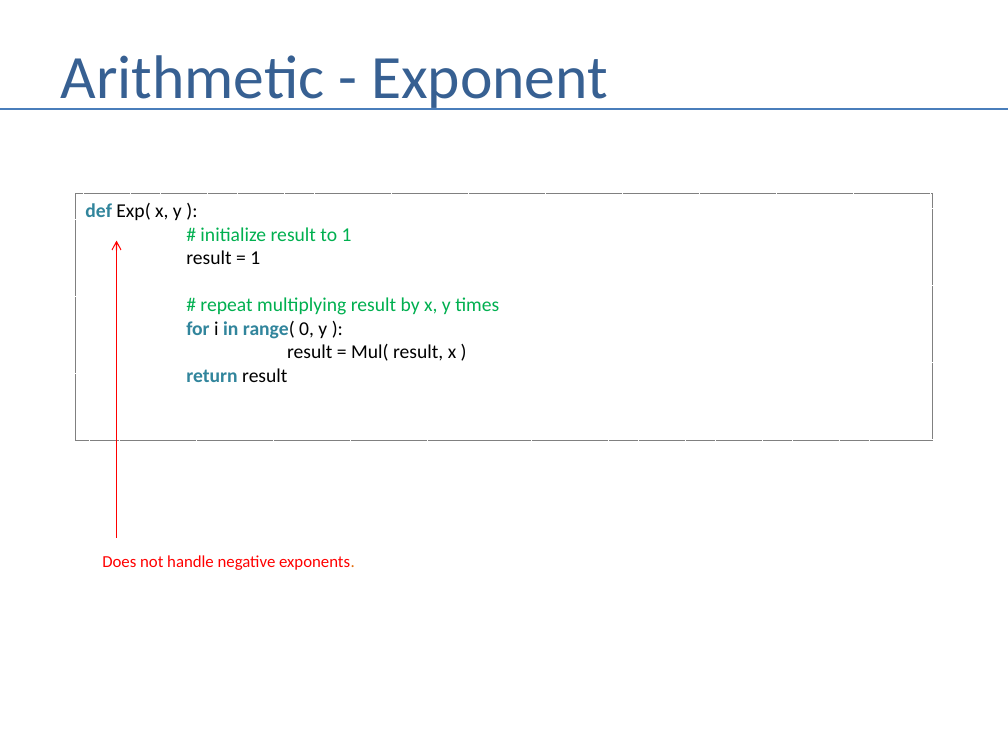
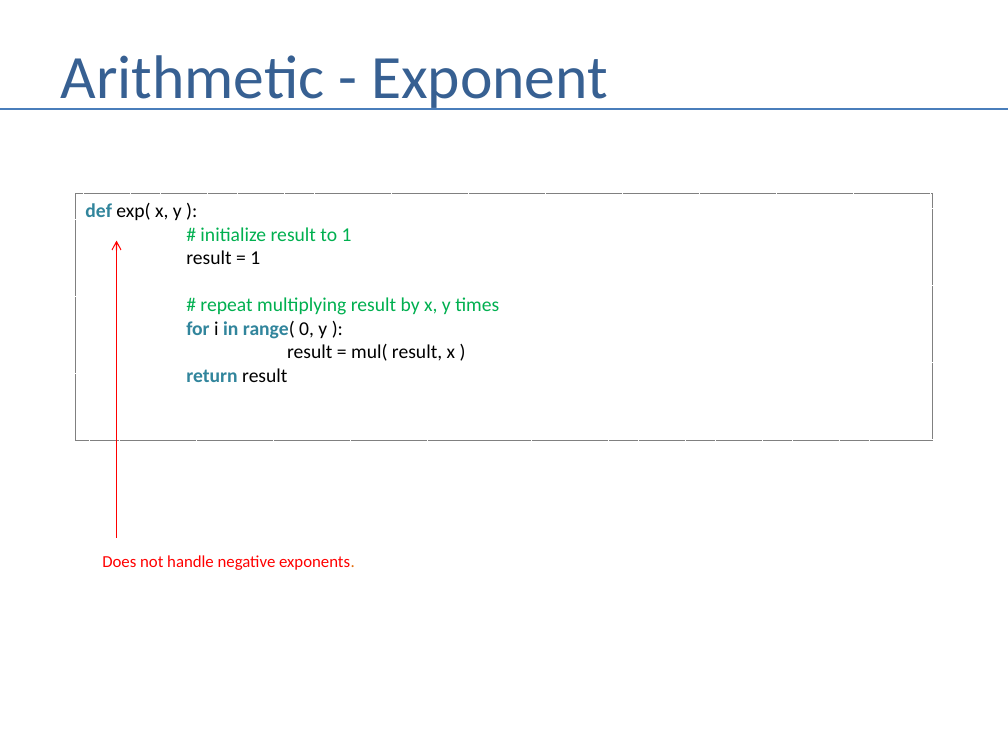
Before and after one commit to andrewferlitsch/Portland-Data-Science-Group, a slide deck: slide 64 of Presentations/Whiteboarding.pptx. Drawn at 1008x756 pixels with LibreOffice and Linux fonts; fonts in the diff are those of the drawing. Boxes give left, top, right and bottom in pixels: in the first picture for what was removed or moved away, otherwise in the second. Text is boxed around its words. In the diff, an @@ line names an element or a change of style, - is before the commit and + after.

Commit message:
arith update

```diff
--- a/Presentations/Whiteboarding.pptx
+++ b/Presentations/Whiteboarding.pptx
@@ text in rectangle at (x1=85, y1=203, x2=182, y2=220): text changed @@
-def Exp( x, y ):
+def exp( x, y ):
@@ text in rectangle at (x1=287, y1=344, x2=455, y2=361): text changed @@
-result = Mul( result, x )
+result = mul( result, x )
```
Also in this commit, not shown: 7 other slides changed.
